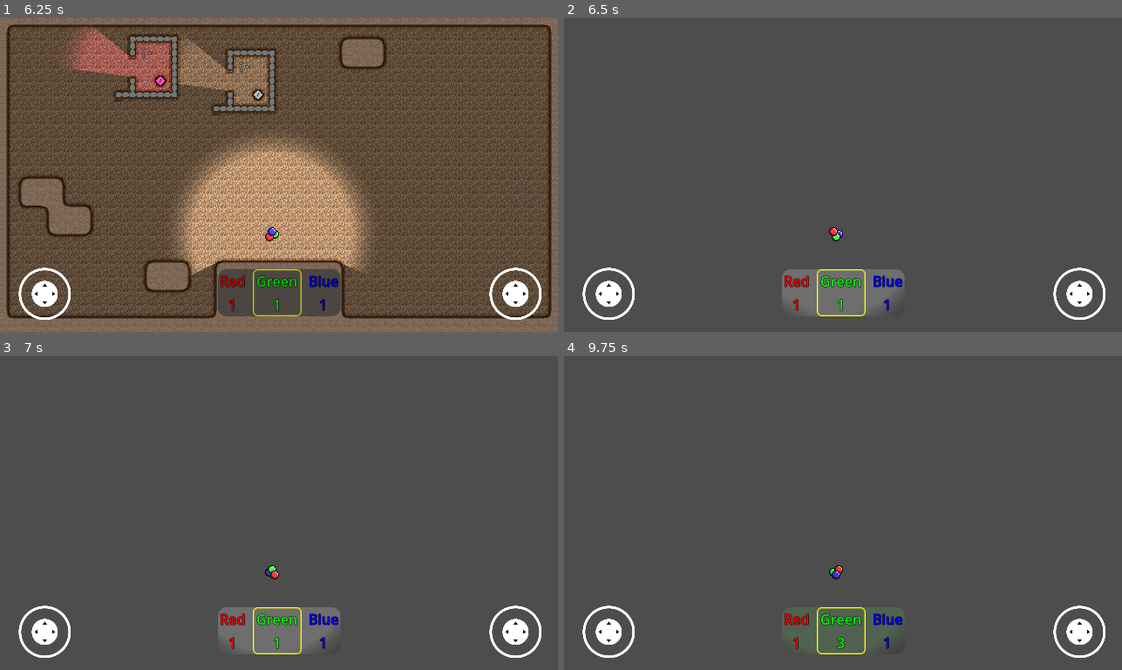
Above: before the commit, frames 1-4 (two rows, left to right).
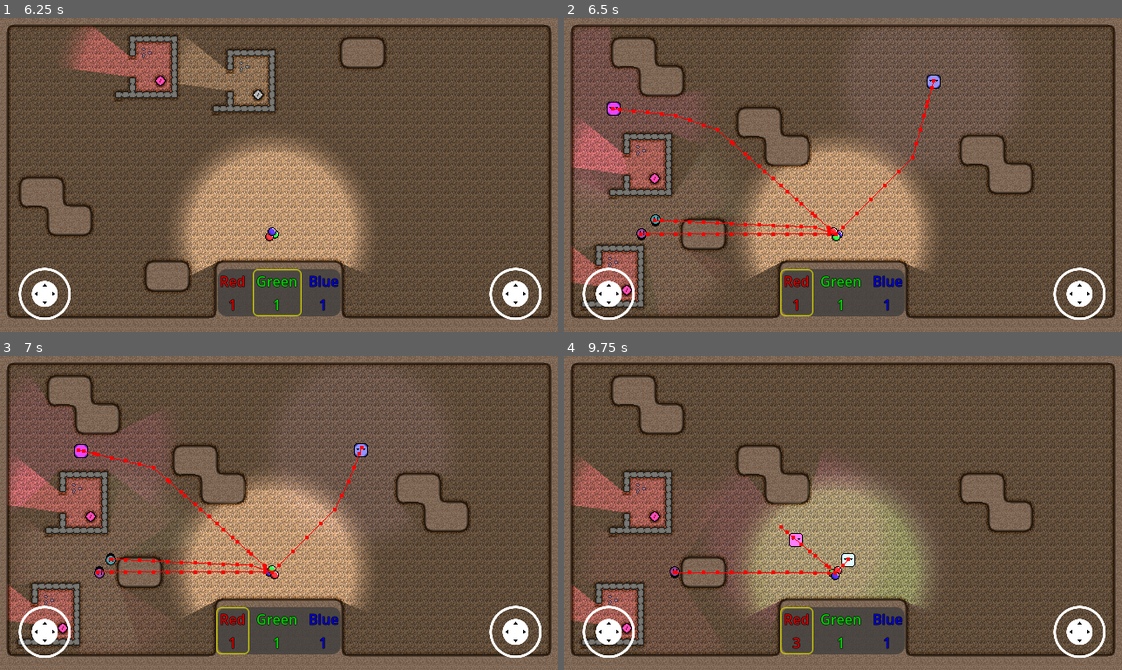
Above: after the commit, the same moments.

Repository: Degenerate-Games/shadows-below
Game: Godot game, scene res://scenes/menus/main_menu.tscn
Same seed, same stepped clock (60 frames per second), same inputs: the game is played once before the commit and once after it.
Inputs (mouse positions are in pixels of both pictures, inside the frame that each line leads up to):
- Up to frame 1 (6.25 s): click (279, 206) at 0.5 s; click (279, 206) at 1.25 s; click "Endless Mode" at 2 s; move the mouse to (401, 159) at 2.77 s; hold L (mixing_ui_right) 2.78-3.5 s; click (401, 159) at 2.92 s; drag from (167, 190) to (273, 234) at 3.52 s; move the mouse to (334, 105) at 4.27 s; hold L (mixing_ui_right) 4.28-5 s; tap Enter at 5 s; drag from (251, 237) to (256, 93) at 5.02 s; tap Space at 5.75 s; move the mouse to (446, 222) at 5.77 s; hold J (mixing_ui_left) from 5.78 s (still down)
- Up to frame 2 (6.5 s): keep holding J (mixing_ui_left); tap R (reload) at 6.4 s
- Up to frame 3 (7 s): release J (mixing_ui_left) at 6.5 s; drag from (111, 465) to (273, 572) at 6.52 s
- Up to frame 4 (9.75 s): move the mouse to (870, 513) at 7.27 s; hold K (mixing_ui_down) 7.28-8 s; click (870, 513) at 7.42 s; drag from (759, 434) to (731, 528) at 8.02 s; move the mouse to (965, 497) at 8.77 s; hold I (mixing_ui_up) 8.78-9.5 s; drag from (731, 528) to (837, 572) at 9.52 s

Frame 1 is identical in both runs. In frame 2, 83% of the frame differs, in the area x 0-100%, y 0-100%; in frame 3, 83%; in frame 4, 85%.

Commit message:
Duplicate tilemap to allow for multiple runs of the generate_room function

Diff:
--- a/scripts/level_generator.gd
+++ b/scripts/level_generator.gd
@@ -32,7 +32,7 @@
 
 
 func generate_room(difficulty: int) -> TileMap:
-	var room = tile_map
+	var room = tile_map.duplicate()
 	room.name = "Generated Room: " + str(randi())
 	room.set_script(load("res://scripts/room.gd"))
 
